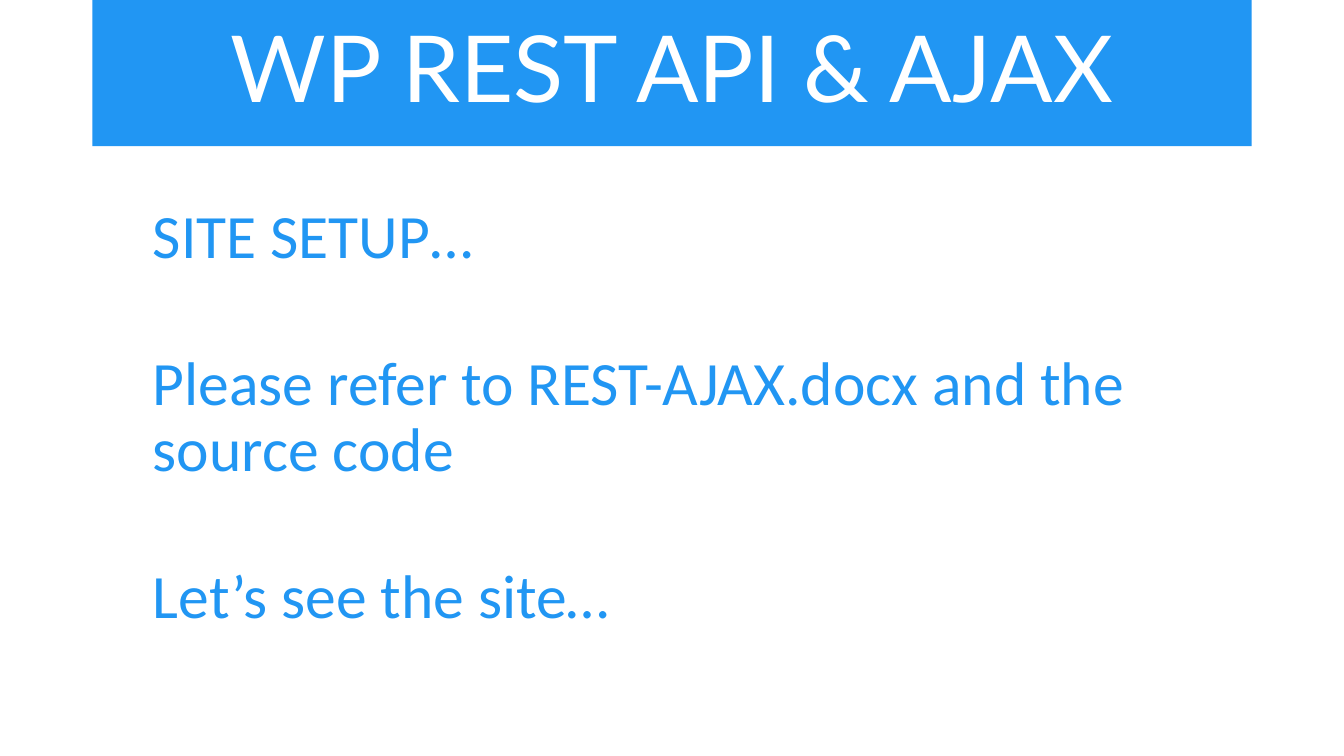
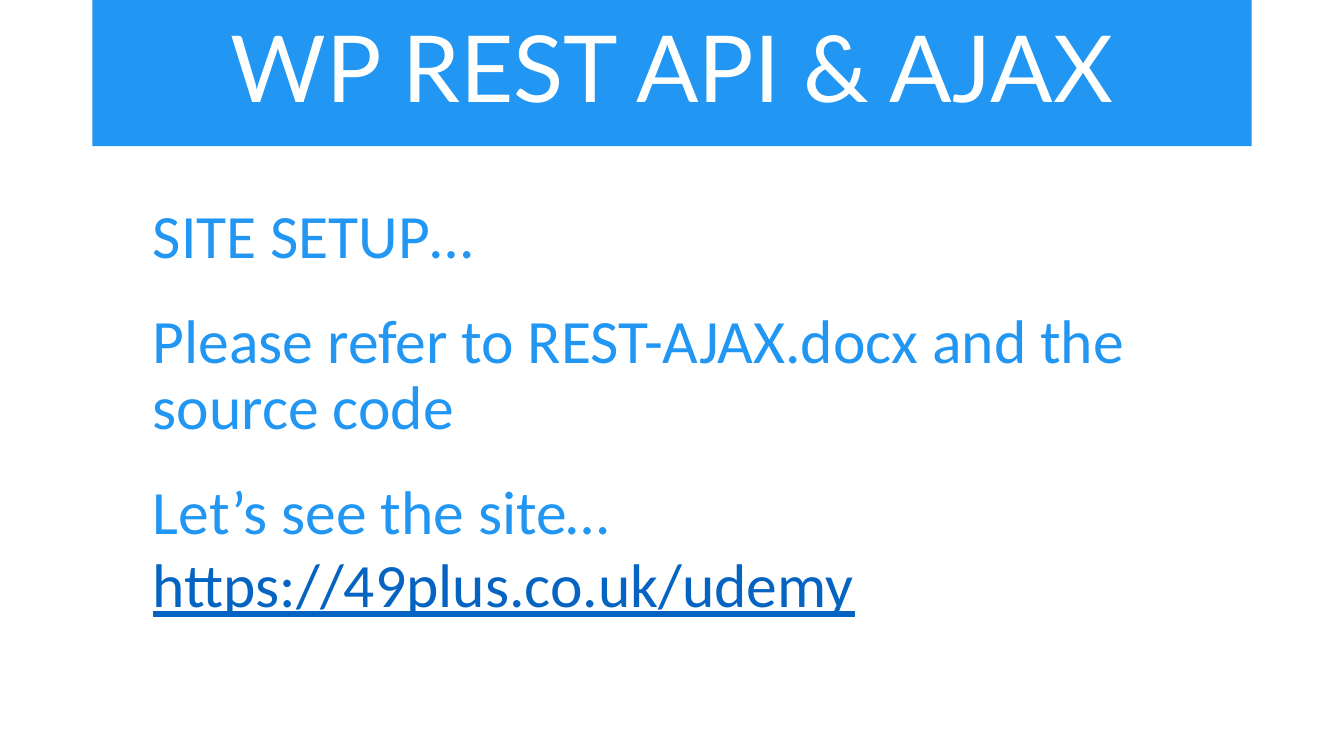
Before and after one commit to iwswordpress/rest, a slide deck: slide 13 of rest-api-workshop.pptx (slide 14 before the commit). Drawn at 1344x756 pixels with LibreOffice and Linux fonts; fonts in the diff are those of the drawing. Boxes give left, top, right and bottom in pixels: in the first picture for what was removed or moved away, otherwise in the second. Text is boxed around its words. In the diff, an @@ line names an element or a change of style, - is before the commit and + after.

```diff
--- a/rest-api-workshop.pptx
+++ b/rest-api-workshop.pptx
@@ text at box(153, 564, 854, 617): paragraph added @@
+  https://49plus.co.uk/udemy
```
Also in this commit, not shown: 3 other slides changed, 1 slide added.
